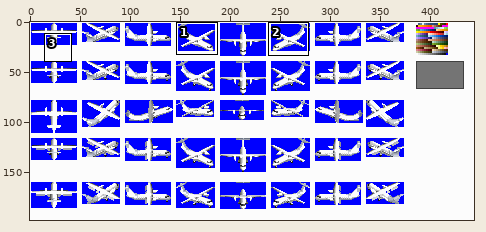
Edited in one commit: sprite sheet (src/gfx/ATR/ATR42/42-300F/(0)Greyscale.png). The first picture is a wide view before the edit; the outline marks the close-up.
Close-up. As it was:
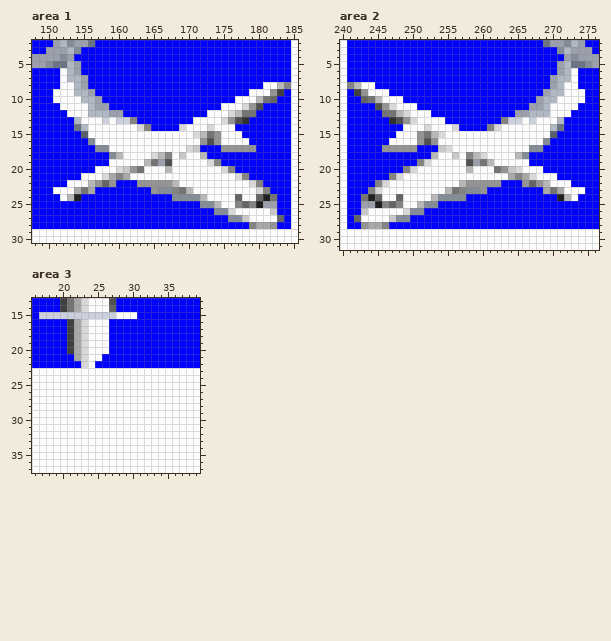
The file is 444x198 pixels. Colours within 5 levels of each other are drawn and written as one. Shown: area 1: x 148..185, y 2..30; area 2: x 240..276, y 2..31; area 3: x 16..39, y 13..37. The commit also changed other parts of the picture, which this record leaves out.
And afterwards:
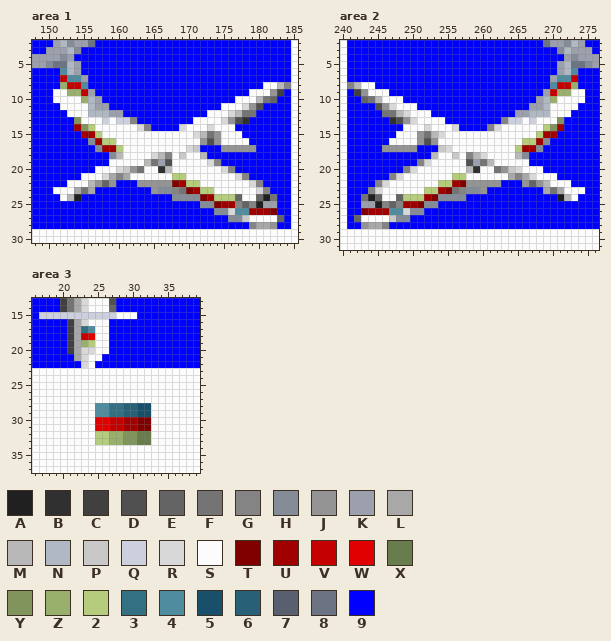
Palette (. is transparent): A #202020  B #303030  C #404040  D #505050  E #646464  F #747474  G #848484  H #848c98  J #949494  K #9ca0ac  L #a8a8a8  M #b8b8b8  N #b0b8c4  P #c8c8c8  Q #ccd0dc  R #d8d8d8  S #fcfcfc  T #800000  U #a00000  V #c40000  W #e00000  X #687c4c  Y #80945c  Z #98b06c  2 #b4cc7c  3 #347084  4 #508ca0  5 #18506c  6 #286078  7 #586070  8 #6c7484  9 #0000ff
Difference:
Changed rows in their new state; - is an unchanged pixel.
Area 1:
first column x 152:
 6 4------------------------------
 7 V44----------------------------
 8 ZVV4---------------------------
 9 -ZZV---------------------------
10 ---Z---------------------------
13 --Y----------------------------
14 --UY2--------------------------
15 ---UU2-------------------------
16 -----U22-----------------------
17 ------UU2----------------------
20 --------------B----------------
21 ----------------22-------------
22 ----------------TU22-----------
23 ------------------TU22---------
24 --------------------TU222------
25 ----------------------TUU------
26 -------------------------44UUUT
Area 2:
first column x 243:
 6 ------------------------------4
 7 ----------------------------44V
 8 ---------------------------4VVZ
 9 ---------------------------VZZ-
10 ---------------------------Z---
13 ----------------------------Y--
14 --------------------------2YU--
15 -------------------------2UU---
16 -----------------------22U-----
17 ----------------------2UU------
20 ----------------B--------------
21 -------------22----------------
22 -----------22UT----------------
23 ---------22UT------------------
24 ------222UT--------------------
25 ------UUT----------------------
26 TUUU44-------------------------
Area 3:
first column x 23:
17 34
18 VW
19 Z2
20 -R
first column x 25:
28 44336655
29 44336655
30 WWVVUUTT
31 WWVVUUTT
32 22ZZYYXX
33 22ZZYYXX
Pixel boxes of the changes (left, top, right, bottom) in both close-ups:
changed: (60, 68, 123, 152)
changed: (158, 166, 277, 215)
changed: (515, 68, 578, 152)
changed: (361, 166, 480, 215)
changed: (81, 326, 95, 354)
changed: (95, 403, 151, 445)
